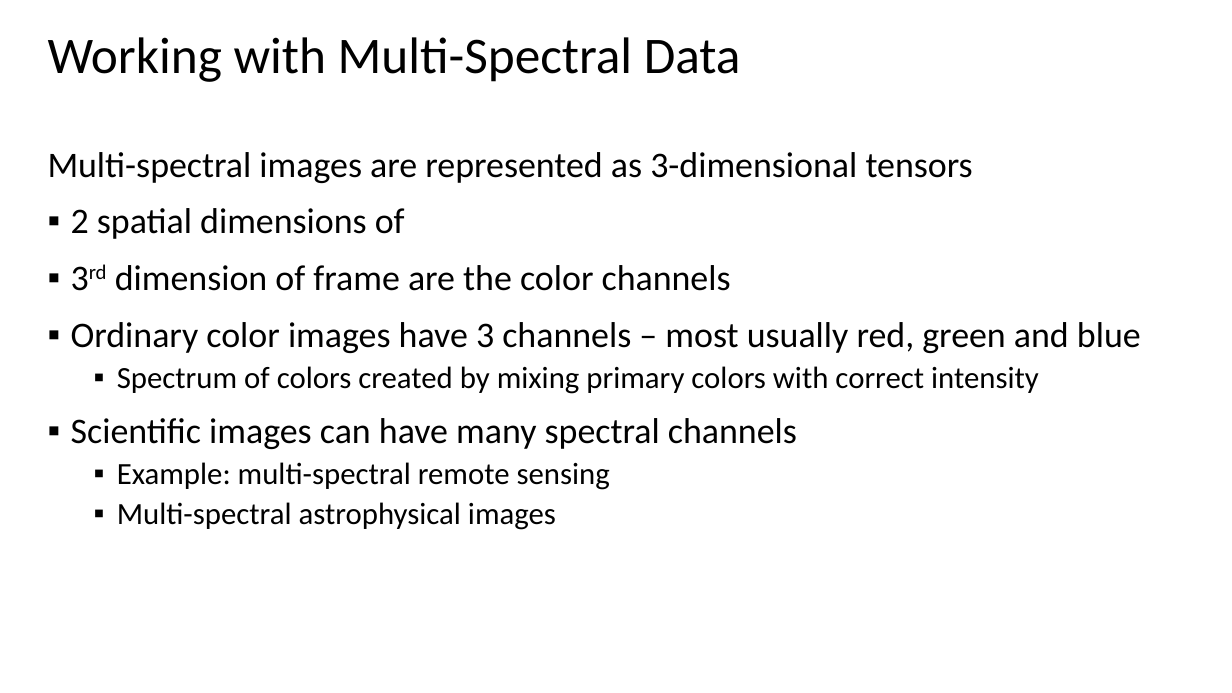
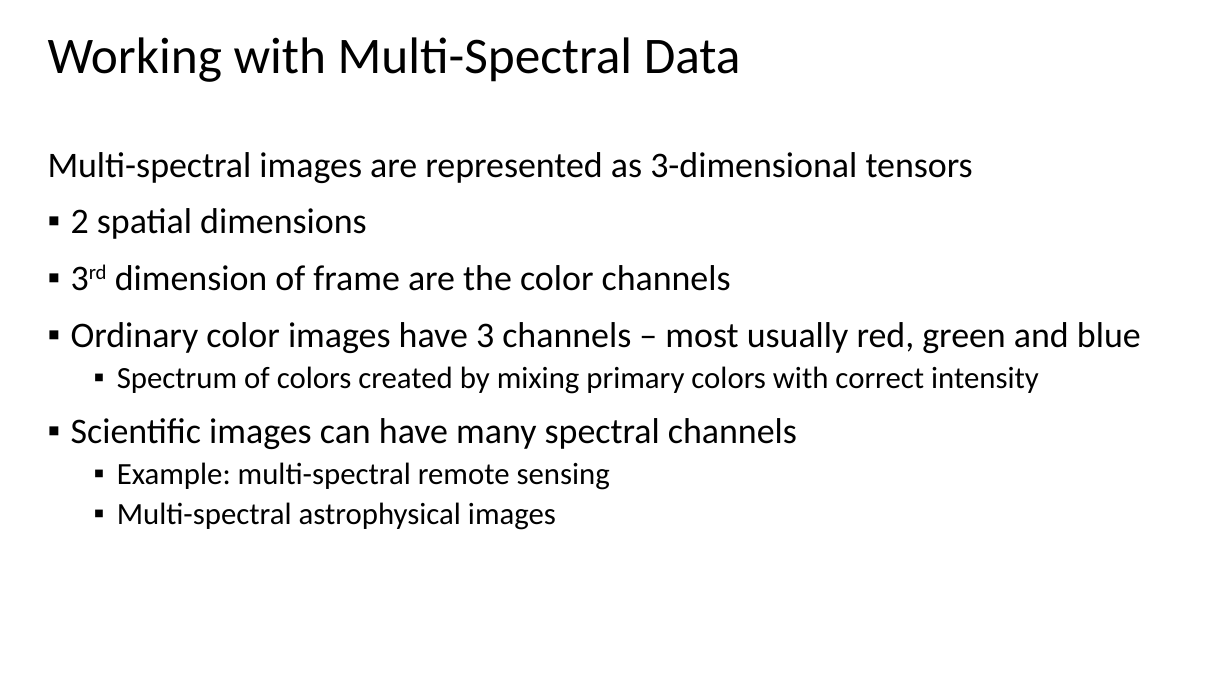
Before and after one commit to StephenElston/CSCI-E25, a slide deck: slide 26 of Slides/1_Introduction.pptx. Drawn at 1232x693 pixels with LibreOffice and Linux fonts; fonts in the diff are those of the drawing. Boxes give left, top, right and bottom in pixels: in the first picture for what was removed or moved away, otherwise in the second. Text is boxed around its words. In the diff, an @@ line names an element or a change of style, - is before the commit and + after.

```diff
--- a/Slides/1_Introduction.pptx
+++ b/Slides/1_Introduction.pptx
@@ text at [71,208,366,239]: text changed @@
-▪ 2 spatial dimensions of
+▪ 2 spatial dimensions
```
Also in this commit, not shown: 2 other slides changed, 1 other file.
